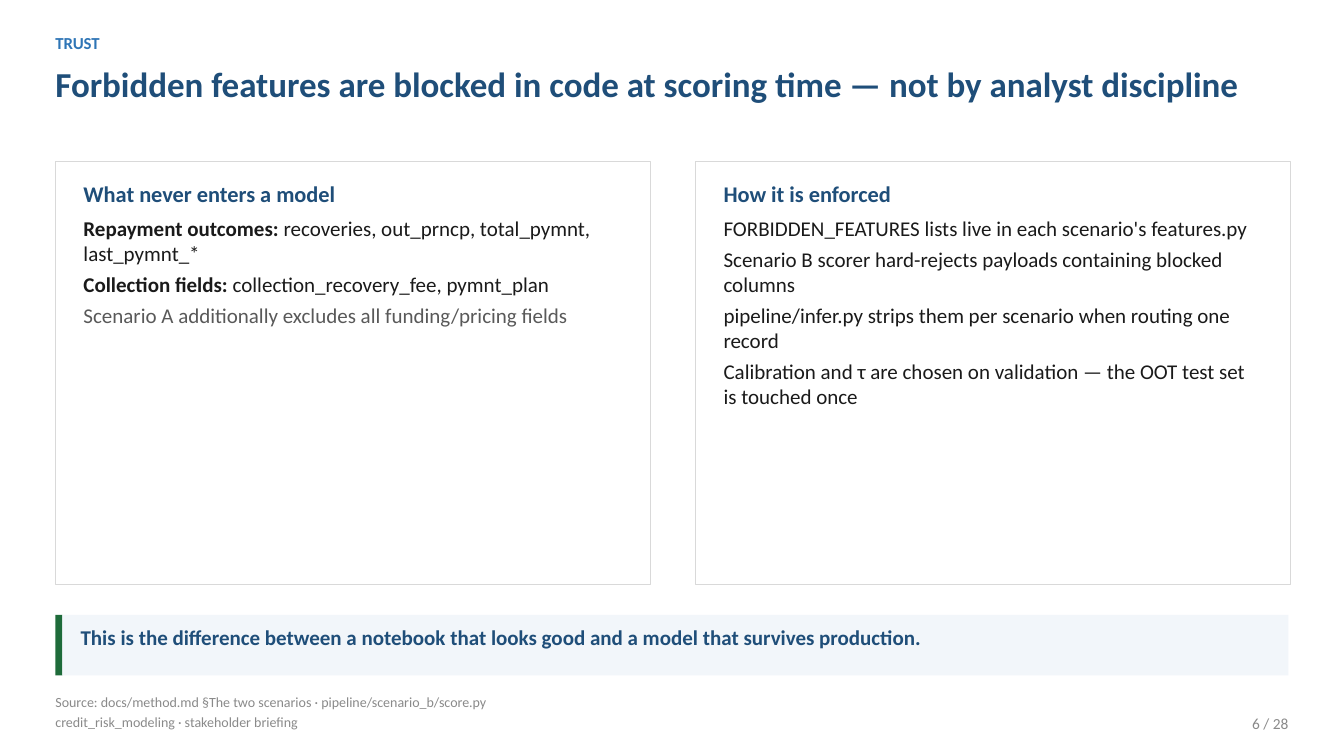
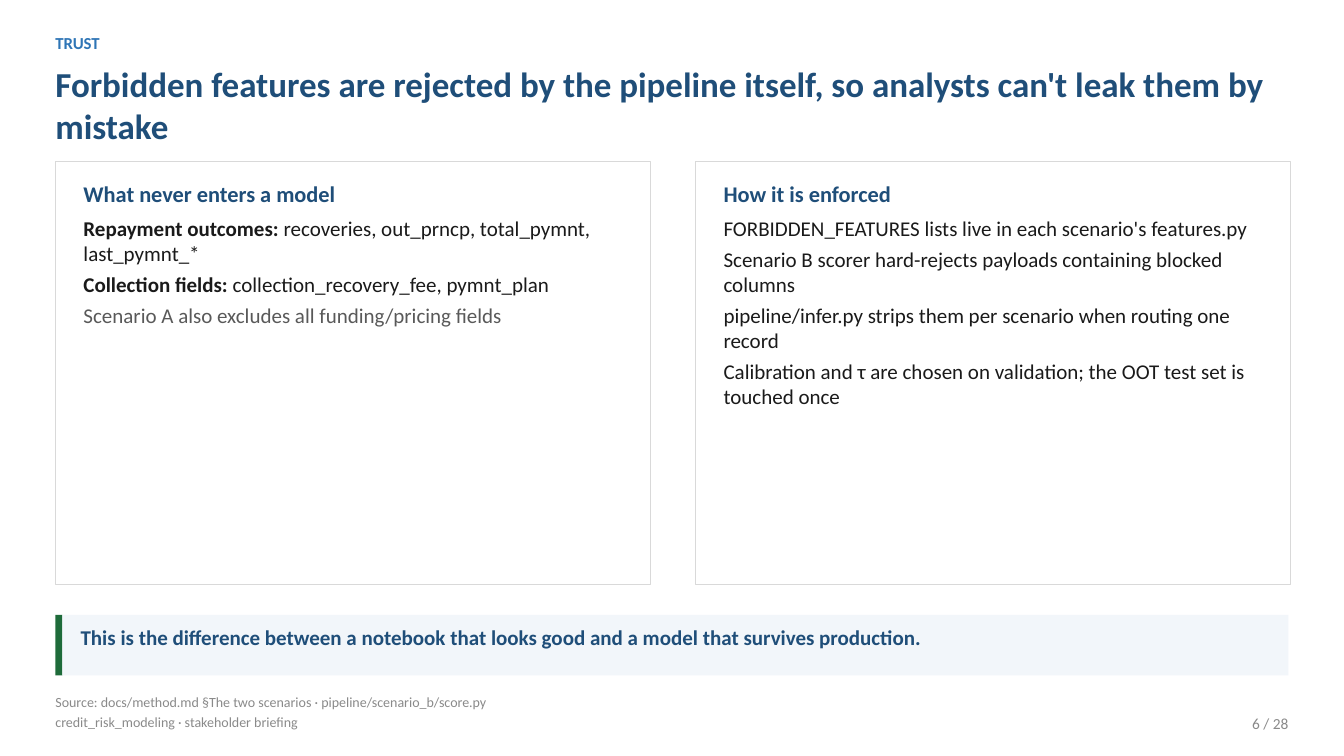
Before and after one commit to tommyalba/credit_risk_idx-partners, a slide deck: slide 6 of presentations/stakeholder_deck.pptx. Drawn at 1344x756 pixels with LibreOffice and Linux fonts; fonts in the diff are those of the drawing. Boxes give left, top, right and bottom in pixels: in the first picture for what was removed or moved away, otherwise in the second. Text is boxed around its words. In the diff, an @@ line names an element or a change of style, - is before the commit and + after.

```diff
--- a/presentations/stakeholder_deck.pptx
+++ b/presentations/stakeholder_deck.pptx
@@ text at <box>55,72,1263,140</box>: text changed @@
-Forbidden features are blocked in code at scoring time — not by analyst discipline
+Forbidden features are rejected by the pipeline itself, so analysts can't leak them by mistake
@@ text at <box>83,308,502,327</box>: text changed @@
-Scenario A additionally excludes all funding/pricing fields
+Scenario A also excludes all funding/pricing fields
@@ text at <box>724,364,1244,404</box>: text changed @@
-Calibration and τ are chosen on validation — the OOT test set is touched once
+Calibration and τ are chosen on validation; the OOT test set is touched once
```
Also in this commit, not shown: 23 other slides changed, 2 other files.
